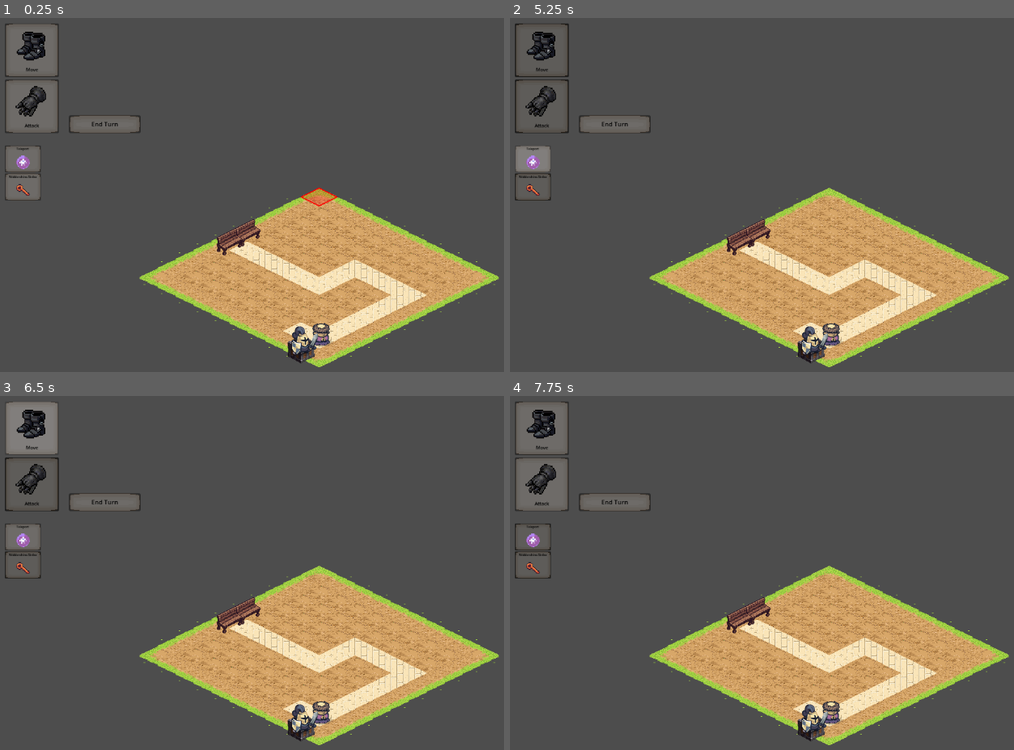
Above: before the commit, frames 1-4 (two rows, left to right).
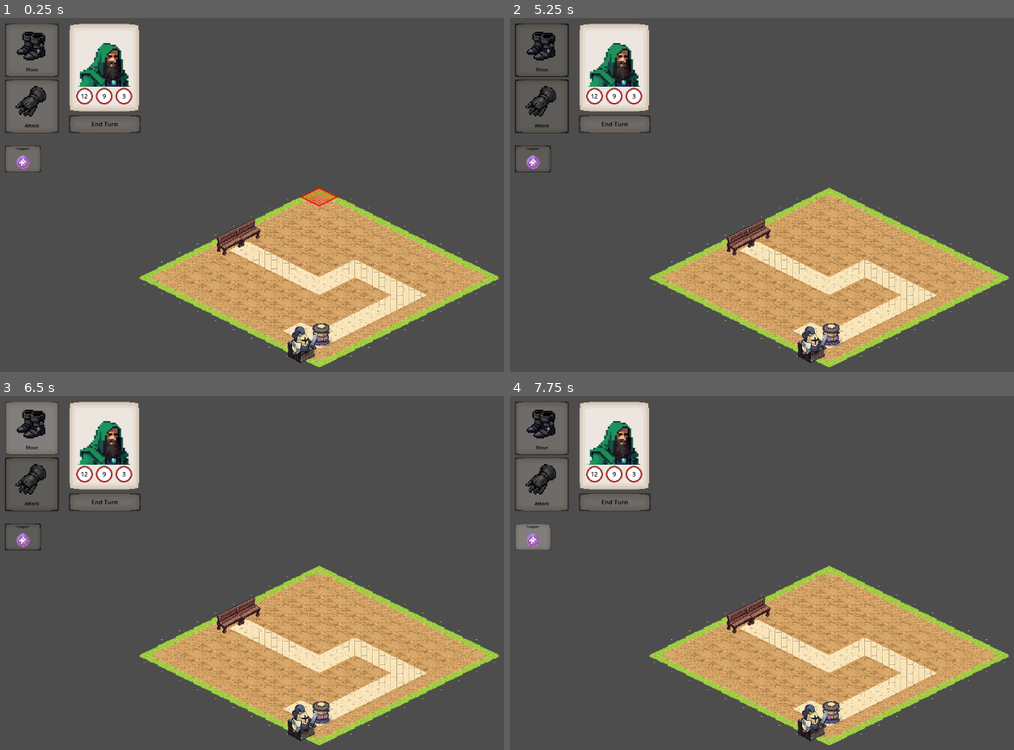
Above: after the commit, the same moments.

Repository: thesackofeyes/Spooks
Game: Godot game, scene res://Scenes/main.tscn
Same seed, same stepped clock (60 frames per second), same inputs: the game is played once before the commit and once after it.
Inputs:
- Up to frame 1 (0.25 s): no input
- Up to frame 2 (5.25 s): click "End Turn" at 0.5 s; click "Move" at 1.25 s; click "Attack" at 2 s; click "Teleport" at 2.75 s; click "Widdershins Strike" at 3.5 s; click "End Turn" at 4.25 s; click "Teleport" at 5 s
- Up to frame 3 (6.5 s): click "Move" at 5.75 s
- Up to frame 4 (7.75 s): click "Attack" at 6.5 s; click "Teleport" at 7.25 s

The runs differ from the first frame. In frame 1, 3.8% of the frame differs, in the area x 0-28%, y 1-52%; in frame 2, 3.9%; in frame 3, 3.5%; in frame 4, 3.9%.

Commit message:
Update UI for turn order Implement moving per unit Implement basic hero portrait+stats

Diff:
--- a/Assets/savegame.tres
+++ b/Assets/savegame.tres
@@ -1,12 +1,12 @@
-[gd_resource type="Resource" script_class="GameData" format=3]
+[gd_resource type="Resource" script_class="GameData" format=3 uid="uid://t2iwpwn5edsi"]
 
-[ext_resource type="Script" path="res://Scripts/ability.gd" id="1_5gfxt"]
-[ext_resource type="Resource" path="res://Abilities/teleport.tres" id="2_ov0du"]
-[ext_resource type="Resource" path="res://Abilities/widdershins_strike.tres" id="3_bp00r"]
-[ext_resource type="Script" path="res://Scripts/unit_data.gd" id="4_5ie8h"]
-[ext_resource type="Texture2D" path="res://Assets/Characters/Monk/Idle.png" id="5_gkk6g"]
-[ext_resource type="Script" path="res://game_state.gd" id="6_eh4qd"]
-[ext_resource type="Texture2D" path="res://Assets/Characters/Warrior/Warrior_Idle.png" id="7_qlshv"]
+[ext_resource type="Script" uid="uid://bp34lrn2n88r5" path="res://Scripts/ability.gd" id="1_5gfxt"]
+[ext_resource type="Resource" uid="uid://b7s42xbh8d7y2" path="res://Abilities/teleport.tres" id="2_ov0du"]
+[ext_resource type="Resource" uid="uid://vyqwxu8evpb0" path="res://Abilities/widdershins_strike.tres" id="3_bp00r"]
+[ext_resource type="Script" uid="uid://ckohomhh5krns" path="res://Scripts/unit_data.gd" id="4_5ie8h"]
+[ext_resource type="Texture2D" uid="uid://c05rxh7mw0jtg" path="res://Assets/Characters/Monk/Idle.png" id="5_gkk6g"]
+[ext_resource type="Script" uid="uid://b1vcbwbbfwpf7" path="res://game_state.gd" id="6_eh4qd"]
+[ext_resource type="Texture2D" uid="uid://cmtuhyne6pkj" path="res://Assets/Characters/Warrior/Warrior_Idle.png" id="7_qlshv"]
 
 [sub_resource type="Resource" id="Resource_ta8ws"]
 script = ExtResource("4_5ie8h")
@@ -26,6 +26,7 @@
 start_position = Vector2i(1, 0)
 unit_class = "Witch"
 unit_subclass = "Malevolant"
+stamina = 9
 abilities = Array[ExtResource("1_5gfxt")]([ExtResource("2_ov0du")])
 metadata/_custom_type_script = "uid://ckohomhh5krns"
 
--- /dev/null
+++ b/Scenes/character_portrait.tscn
@@ -0,0 +1,92 @@
+[gd_scene format=3 uid="uid://cbb4nph226owm"]
+
+[ext_resource type="Texture2D" uid="uid://des8ncbmdfqq7" path="res://Assets/Characters/character portraits.png" id="1_26lmt"]
+[ext_resource type="Texture2D" uid="uid://cfac0nc8jgsoj" path="res://Assets/UI/Button Background portrait.png" id="1_o2dp4"]
+[ext_resource type="Script" uid="uid://dn311g6338fcu" path="res://Scripts/character_portrait.gd" id="1_q5gsi"]
+[ext_resource type="Texture2D" uid="uid://dgymch6l1fn18" path="res://Assets/UI/generic_circle.png" id="2_xd3xv"]
+[ext_resource type="LabelSettings" uid="uid://bd2b8umd3utg7" path="res://Assets/UI/button_labels.tres" id="3_7jbx7"]
+
+[node name="CharacterPortrait" type="Control" unique_id=206632960]
+layout_mode = 3
+anchors_preset = 15
+anchor_right = 1.0
+anchor_bottom = 1.0
+offset_right = -1024.0
+offset_bottom = -488.0
+grow_horizontal = 2
+grow_vertical = 2
+script = ExtResource("1_q5gsi")
+
+[node name="PortraitBackground" type="Sprite2D" parent="." unique_id=1347510556]
+texture = ExtResource("1_o2dp4")
+centered = false
+
+[node name="HP" type="Control" parent="." unique_id=655516656]
+anchors_preset = 0
+offset_left = 13.0
+offset_top = 115.0
+offset_right = 45.0
+offset_bottom = 147.0
+
+[node name="Sprite" type="Sprite2D" parent="HP" unique_id=9080931]
+texture = ExtResource("2_xd3xv")
+centered = false
+
+[node name="Label" type="Label" parent="HP" unique_id=1976553955]
+layout_mode = 0
+offset_right = 32.0
+offset_bottom = 32.0
+text = "12"
+label_settings = ExtResource("3_7jbx7")
+horizontal_alignment = 1
+vertical_alignment = 1
+
+[node name="AP" type="Control" parent="." unique_id=1502377368]
+anchors_preset = 0
+offset_left = 48.0
+offset_top = 115.0
+offset_right = 80.0
+offset_bottom = 147.0
+
+[node name="Sprite" type="Sprite2D" parent="AP" unique_id=1429168399]
+texture = ExtResource("2_xd3xv")
+centered = false
+
+[node name="Label" type="Label" parent="AP" unique_id=1418558828]
+layout_mode = 0
+offset_left = 1.0
+offset_right = 33.0
+offset_bottom = 32.0
+text = "5"
+label_settings = ExtResource("3_7jbx7")
+horizontal_alignment = 1
+vertical_alignment = 1
+
+[node name="Moves" type="Control" parent="." unique_id=1815849541]
+anchors_preset = 0
+offset_left = 83.0
+offset_top = 115.0
+offset_right = 115.0
+offset_bottom = 147.0
+
+[node name="Sprite" type="Sprite2D" parent="Moves" unique_id=529950287]
+texture = ExtResource("2_xd3xv")
+centered = false
+
+[node name="Label" type="Label" parent="Moves" unique_id=1026796756]
+layout_mode = 0
+offset_left = 1.0
+offset_right = 33.0
+offset_bottom = 32.0
+text = "4"
+label_settings = ExtResource("3_7jbx7")
+horizontal_alignment = 1
+vertical_alignment = 1
+
+[node name="Portrait" type="Sprite2D" parent="." unique_id=783954961]
+position = Vector2(11.000001, 12.000001)
+scale = Vector2(0.4, 0.4)
+texture = ExtResource("1_26lmt")
+centered = false
+hframes = 8
+vframes = 8
--- a/Scenes/combat.tscn
+++ b/Scenes/combat.tscn
@@ -8,6 +8,7 @@
 [ext_resource type="Texture2D" uid="uid://02n5p3mhbd40" path="res://Assets/Icons/gloves.png" id="8_avwh6"]
 [ext_resource type="PackedScene" uid="uid://kkglf85yx8ua" path="res://Scenes/end_turn_button.tscn" id="8_d53gg"]
 [ext_resource type="PackedScene" uid="uid://djwvfl76tt23i" path="res://Scenes/abilities_container.tscn" id="9_d53gg"]
+[ext_resource type="PackedScene" uid="uid://cbb4nph226owm" path="res://Scenes/character_portrait.tscn" id="9_twsak"]
 
 [node name="Combat" type="Node2D" unique_id=1284863964]
 script = ExtResource("1_ut0kg")
@@ -57,5 +58,11 @@
 [node name="Abilities" parent="." unique_id=1525293950 instance=ExtResource("9_d53gg")]
 position = Vector2(-560, -92)
 
+[node name="CharacterPortrait" parent="." unique_id=206632960 instance=ExtResource("9_twsak")]
+offset_left = -447.0
+offset_top = -311.0
+offset_right = -447.0
+offset_bottom = -311.0
+
 [connection signal="pressed" from="EndTurn" to="." method="_on_end_turn_pressed" binds= ["EndTurn"]]
 [connection signal="toggled" from="MoveButton" to="." method="_on_button_toggled" flags=18 binds= ["movement"]]
--- a/Scripts/abilities_container.gd
+++ b/Scripts/abilities_container.gd
@@ -2,9 +2,15 @@
 
 @onready var ability_container = $VBoxContainer
 @onready var ability_button_scene: PackedScene = preload("res://Scenes/ability_button.tscn")
-@onready var abilities = SaveManager.data.current_unit.abilities
 
 func _ready() -> void:
+	pass
+
+func update_abilites(abilities):
+	# Clear existing ability buttons
+	for child in ability_container.get_children():
+		child.queue_free()
+
 	if abilities.size() > 0:
 		for i in range(abilities.size()):
 			var ability_button := ability_button_scene.instantiate() as AbilityButton
--- /dev/null
+++ b/Scripts/character_portrait.gd
@@ -0,0 +1,21 @@
+extends Control
+
+func _ready() -> void:
+	update_stats()
+
+func update_stats():
+	pass
+	#update_hp(10)
+	#update_ap(3)
+	#update_moves(1)
+
+func update_hp(hp):
+	# Update HP Count (Currently static, implement with attacking)
+	$HP/Label.text = str(hp)
+
+func update_ap(ap):
+	# Update AP Count (Currently static, implement with attacking)
+	$AP/Label.text = str(ap)
+
+func update_moves(moves):
+	$Moves/Label.text = str(moves)
--- a/Scripts/combat.gd
+++ b/Scripts/combat.gd
@@ -3,10 +3,14 @@
 @onready var hover_grid : HoverGrid = $HoverGrid
 @onready var obstacles_tilemap := $"Grid/Obstacles"
 @onready var move_button := $MoveButton
+@onready var abilities_container := $Abilities
 @export var unit_scene: PackedScene = load("res://Scenes/unit.tscn")
 
 var player_units: Array = []
 var current_unit
+var previous_unit
+var available_movement
+var available_ap
 
 var action = ''
 
@@ -30,12 +34,22 @@
 	hover_grid.clicked.connect(_on_grid_clicked)
 
 func _process(delta: float) -> void:
-	draw_traversable_path(current_unit, 3)
+	if current_unit != previous_unit:
+		available_ap = current_unit.data.stamina
+		available_movement = current_unit.data.speed
+		previous_unit = current_unit
+		abilities_container.update_abilites(current_unit.data.abilities)
 
-func draw_traversable_path(unit, distance):
+	current_unit = TurnManager.current_unit
+	draw_traversable_path(current_unit)
+	$CharacterPortrait.update_moves(available_movement)
+	$CharacterPortrait.update_ap(available_ap)
+
+
+func draw_traversable_path(unit):
 	if action == 'movement':
 		hover_grid.set_overlay_path(Pathfinding.astar_find_path(tilemap_node, obstacles_tilemap, unit.position, hover_grid.hover_cell))
-		hover_grid.overlay_distance = distance
+		hover_grid.overlay_distance = available_movement
 	else:
 		hover_grid.overlay_distance = 0
 
@@ -57,13 +71,17 @@
 	#Walk
 	if speed > 0:
 		var path = Pathfinding.astar_find_path(tilemap_node, obstacles_tilemap, unit.position, destination)
+		var number_of_tiles_moved = path.size() - 1
+		if distance_cap < number_of_tiles_moved:
+			number_of_tiles_moved = distance_cap
+		available_movement -= number_of_tiles_moved
 		tween_along_path(unit, path, 0.4, distance_cap)
 
 func _on_grid_clicked(visual_cell: Vector2i):
 	if visual_cell == Vector2i(-1, -1):
 		return
 	if action == 'movement':
-		move_to(current_unit, visual_cell, 1.1, SaveManager.data.current_unit.speed)
+		move_to(current_unit, visual_cell, 1.1, available_movement)
 
 # Moves a unit along a path of Vector2i tiles using Tweens
 func tween_along_path(unit: Node2D, path: Array, speed: float, distance_cap: int, overlap: float = -0.5):
Binary file changed: Assets/Aesprite/Button Background Landscape.aseprite
Binary file added: Assets/Aesprite/character portraits.aseprite
Binary file added: Assets/Characters/character portraits.png
Not shown, added: Assets/Characters/character portraits.png.import
Binary file added: Assets/UI/Button Background portrait.png
Not shown, added: Assets/UI/Button Background portrait.png.import
Binary file added: Assets/UI/generic_circle.png
Not shown, added: Assets/UI/generic_circle.png.import
Not shown, added: Scripts/character_portrait.gd.uid
Not shown, changed: Todos.txt
